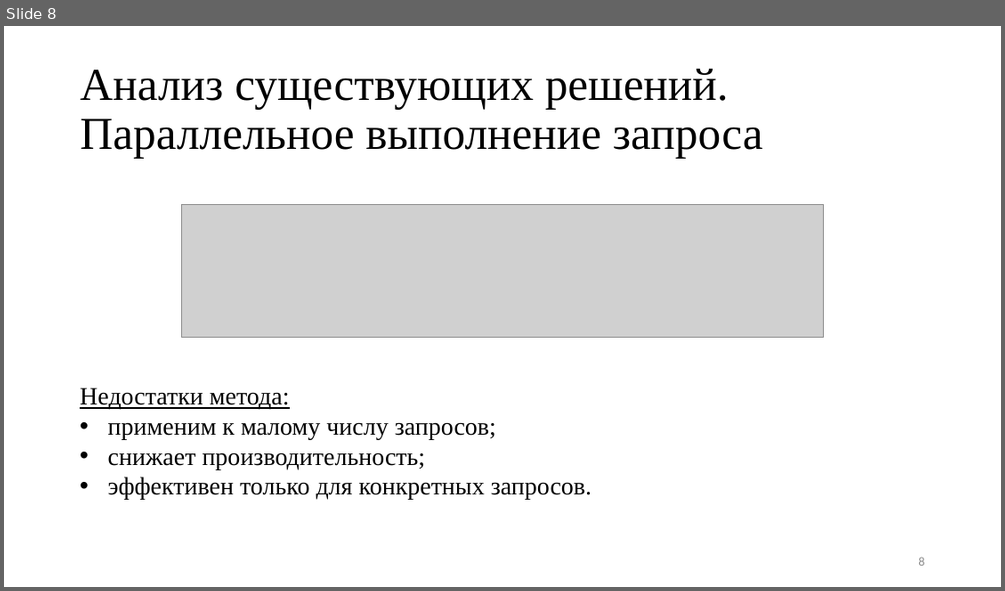
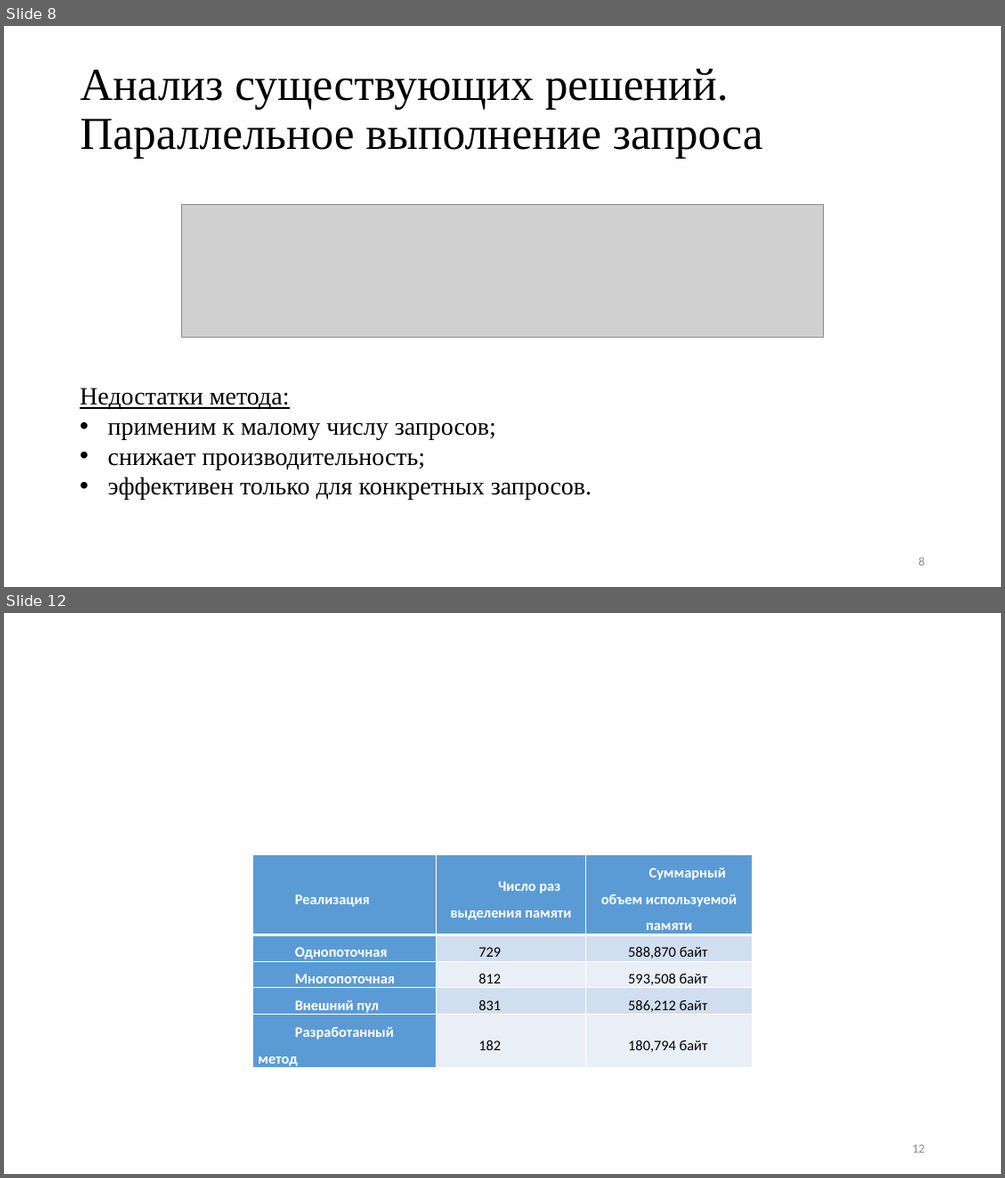
Before and after one commit to platosha-git/Diplom-theory, a slide deck: Презентация.pptx. Shown one above the other, each under a label of ours: slide 8 before the commit, slides 8 and 12 after it; the slides between them are not shown. The pictures are 1005x591 and 1005x1178 pixels, drawn with LibreOffice and Linux fonts; fonts in the diff are those of the drawing; grey boxes stand for pictures. Boxes give left, top, right and bottom in pixels: in the first picture for what was removed or moved away, otherwise in the second. Text is boxed around its words. In the diff, an @@ line names an element or a change of style, - is before the commit and + after.

```diff
--- a/Презентация.pptx
+++ b/Презентация.pptx
@@ slide 12 added at (4, 613, 1001, 1174), background #FFFFFF @@
@@ table added at (252, 855, 752, 1070), 5 rows, 3 columns @@
+Реализация | Число раз выделения памяти | Суммарный объем используемой памяти
+Однопоточная | 729 | 588,870 байт
+Многопоточная | 812 | 593,508 байт
+Внешний пул | 831 | 586,212 байт
+Разработанный метод | 182 | 180,794 байт
@@ page number added at (912, 1144, 924, 1152), 12 pt, text #8C8C8C @@
+12
```
Also in this commit, not shown: 1 slide changed, 5 other slides added.
